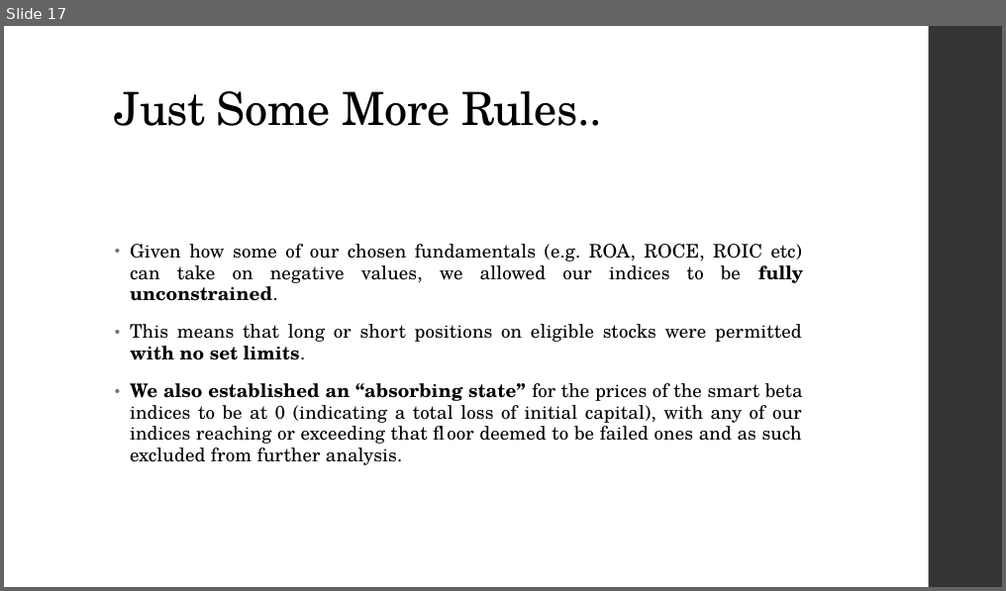
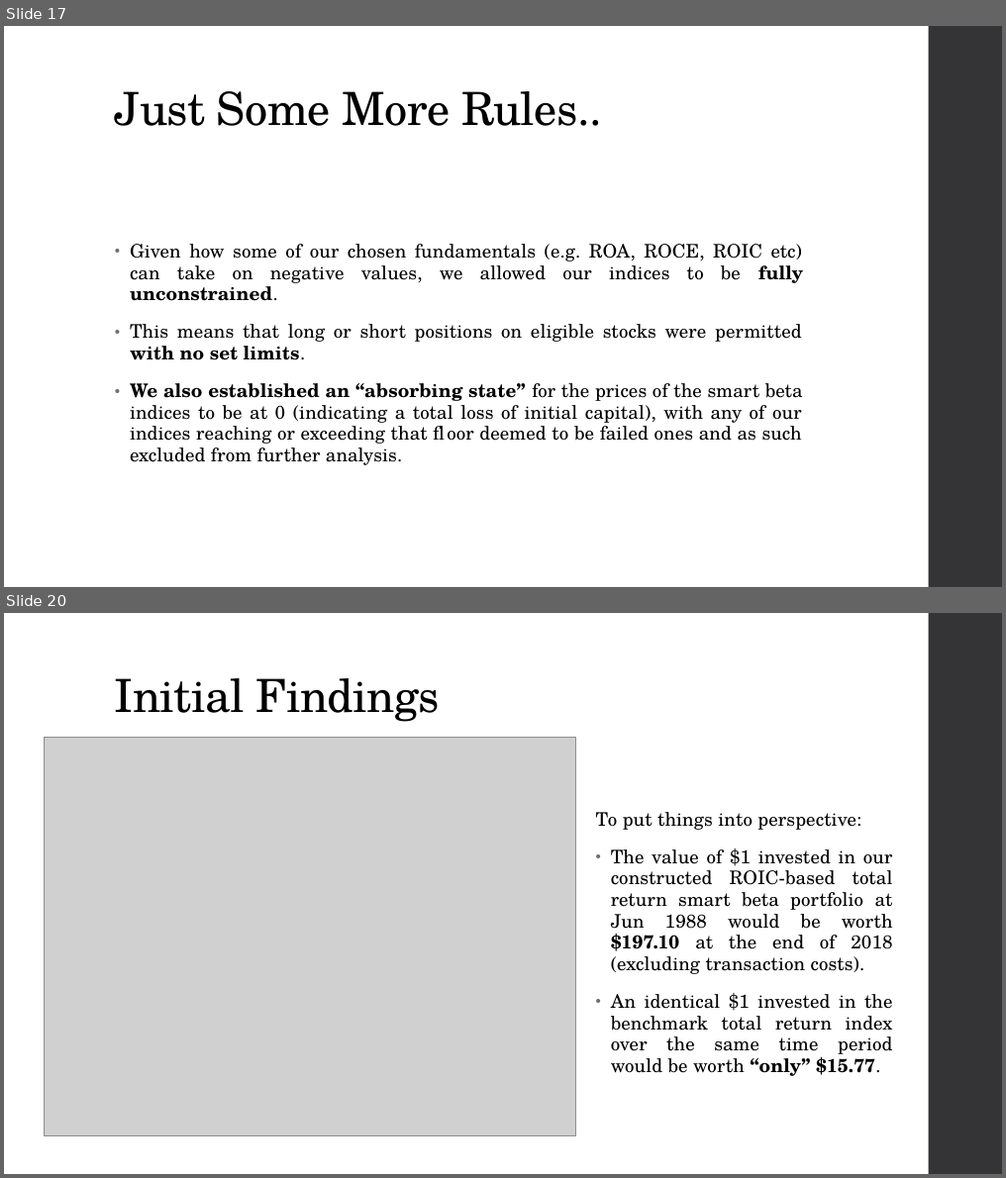
Before and after one commit to fuzzylove87/QF604-Econometrics, a slide deck: QF604 Econometrics Final v1.0.pptx. Shown one above the other, each under a label of ours: slide 17 before the commit, slides 17 and 20 after it; the slides between them are not shown. The pictures are 1006x591 and 1006x1178 pixels, drawn with LibreOffice and Linux fonts; fonts in the diff are those of the drawing; grey boxes stand for pictures. Boxes give left, top, right and bottom in pixels: in the first picture for what was removed or moved away, otherwise in the second. Text is boxed around its words. In the diff, an @@ line names an element or a change of style, - is before the commit and + after.

```diff
--- a/QF604 Econometrics Final v1.0.pptx
+++ b/QF604 Econometrics Final v1.0.pptx
@@ slide 20 added at (4, 613, 1002, 1174), background #FFFFFF; not listed: 1 template element that a slide beside it also shows @@
@@ title added at (115, 678, 440, 722), 44 pt, text #000000 @@
+Initial Findings
@@ picture added at (44, 738, 575, 1137) @@
@@ text added at (596, 812, 893, 1076), 18 pt, text #000000 @@
+To put things into perspective:
+• The value of $1 invested in our constructed ROIC-based total return smart beta portfolio at Jun 1988 would be worth $197.10 at the end of 2018 (excluding transaction costs).
+• An identical $1 invested in the benchmark total return index over the same time period would be worth “only” $15.77.
```
Also in this commit, not shown: 2 slides changed, 7 other slides added, 27 slides removed.
